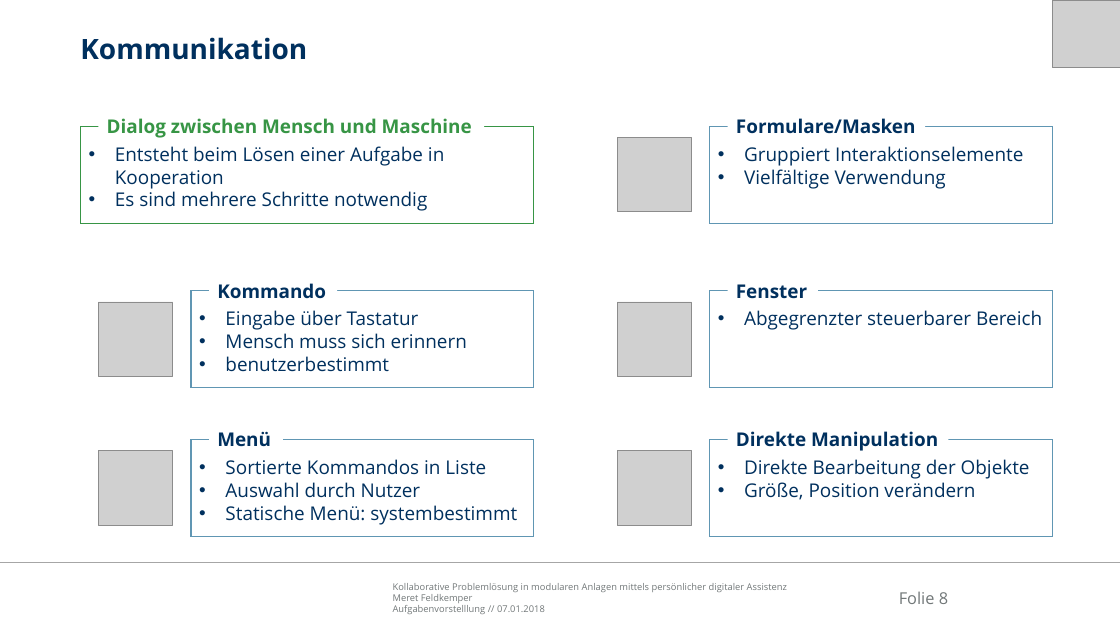
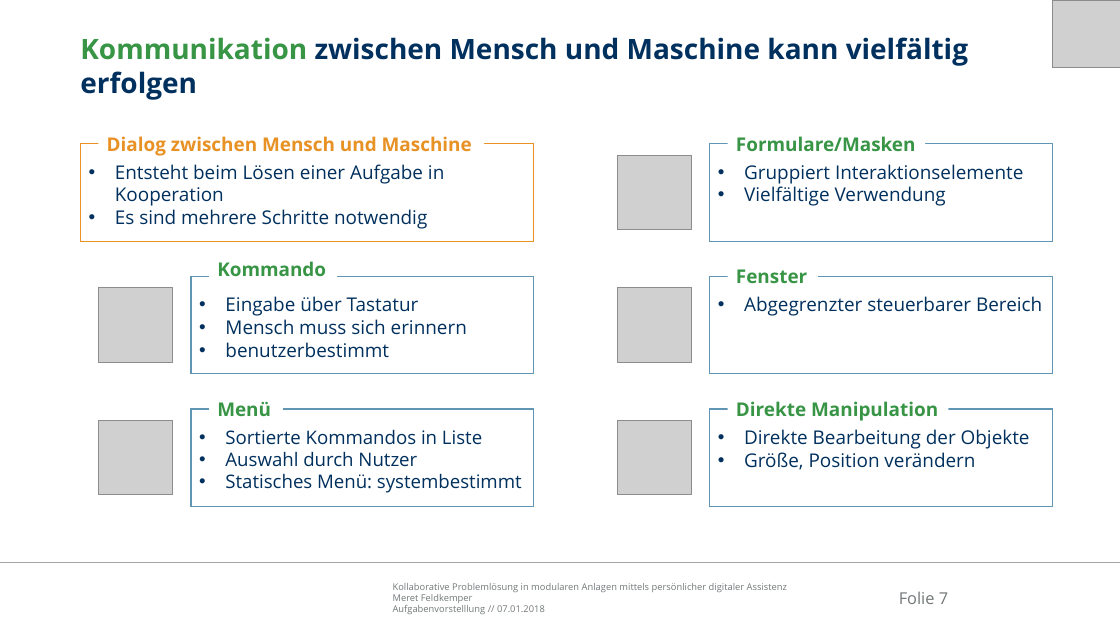
Before and after one commit to Ral3007/Diplomarbeit, a slide deck: slide 7 of Dokumente/Präsentationen/2019-01-07_DA_Feldkemper_Aufgabenvorstellung.pptx (slide 8 before the commit). Drawn at 1120x630 pixels with LibreOffice and Linux fonts; fonts in the diff are those of the drawing; grey boxes stand for pictures; background and template pictures are left out. Boxes give left, top, right and bottom in pixels: in the first picture for what was removed or moved away, otherwise in the second. Text is boxed around its words. In the diff, an @@ line names an element or a change of style, - is before the commit and + after.

```diff
--- a/Dokumente/Präsentationen/2019-01-07_DA_Feldkemper_Aufgabenvorstellung.pptx
+++ b/Dokumente/Präsentationen/2019-01-07_DA_Feldkemper_Aufgabenvorstellung.pptx
@@ title at bbox=[80, 37, 968, 100]: text changed @@
-Kommunikation
+Kommunikation zwischen Mensch und Maschine kann vielfältig erfolgen
@@ rectangle "Entsteht beim Lösen einer Aufgabe ..." at bbox=[81, 144, 534, 241]: outline #379545 1 pt to #E89124 1 pt @@
@@ text "Dialog zwischen Mensch und Maschine" at bbox=[107, 136, 472, 156]: text colour #379545 to #E89124 @@
@@ 2 rectangles, 2 texts: place and size @@
-2 rectangles, 2 texts at bbox=[81, 118, 1053, 223]
+2 rectangles, 2 texts at bbox=[81, 136, 1053, 241]
@@ picture: place and size @@
-picture at bbox=[618, 138, 692, 213]
+picture at bbox=[618, 155, 692, 230]
@@ text "Kommando": place and size @@
-text "Kommando" at bbox=[217, 283, 326, 299]
+text "Kommando" at bbox=[217, 261, 326, 276]
@@ 2 pictures, 2 rectangles, 1 text: place and size @@
-2 pictures, 2 rectangles, 1 text at bbox=[98, 284, 1053, 388]
+2 pictures, 2 rectangles, 1 text at bbox=[98, 269, 1053, 374]
@@ 2 pictures, 2 texts, 2 rectangles: place and size @@
-2 pictures, 2 texts, 2 rectangles at bbox=[98, 431, 1053, 537]
+2 pictures, 2 texts, 2 rectangles at bbox=[98, 401, 1053, 507]
@@ text colour #00305E to #379545 in 5 elements at bbox=[736, 269, 807, 283], bbox=[736, 136, 916, 151], bbox=[217, 261, 326, 276], bbox=[736, 401, 938, 421], bbox=[217, 402, 271, 416] @@
@@ text in rectangle at bbox=[225, 429, 482, 467]: size 16.2 to 16 pt in "Sortierte Kommandos in Liste", "Auswahl durch Nutzer" @@
@@ text in rectangle at bbox=[225, 473, 522, 493]: text changed; size 16.2 to 16 pt @@
-• Statische Menü: systembestimmt
+• Statisches Menü: systembestimmt
@@ page number at bbox=[899, 591, 948, 604]: text changed @@
-Folie 8
+Folie 7
```
Also in this commit, not shown: 4 other slides changed, 2 slides added, 2 slides removed, 24 other files.
